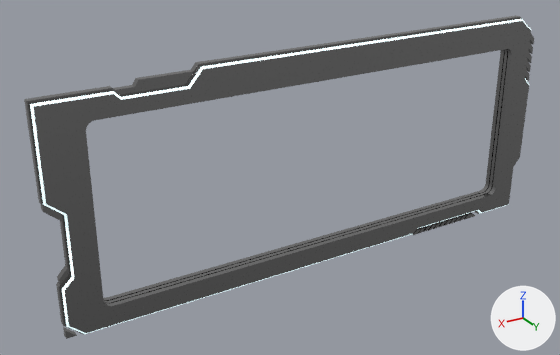
The glTF model models/BoredApeExplorerCase.glb as it was, and as the next commit left it.
One viewpoint serves both versions: a camera (50 mm lens) standing at (8.82, 12.89, 9.26) and looking at (0.88, -0.35, 2.64). Arrows for +X, +Y and +Z are at lower right; the lights stay in place. Where no turn or scale is listed for an object, it has been applied to the vertices.

In view in the first picture: 'Boole - Frame-GlbRingLight', 'Boole - Frame-Stairs'.
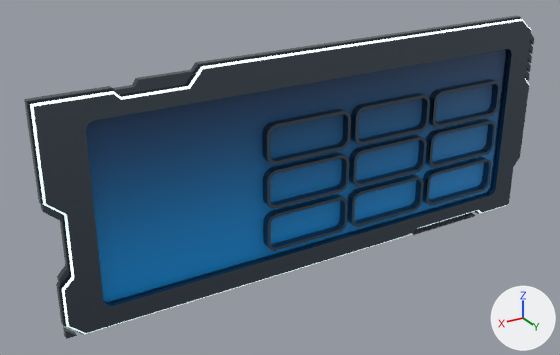
Changed parts and their boxes [x1, y1, x2, y2] in the pictures (560 x 355 px):
'Plane', added: after [86, 49, 506, 302]
'Boole - Frame-Stairs', recoloured (grey to black): [24, 16, 534, 339] in both
'Sweep-Stairs.004', added (blue): after [263, 194, 345, 249]
'Sweep-Stairs.010', added (blue): after [263, 152, 347, 207]
'Sweep-Stairs.016', added (blue): after [262, 109, 348, 163]
'Sweep-Stairs.002', added (blue): after [347, 174, 421, 225]
'Sweep-Stairs.008', added (blue): after [349, 135, 424, 185]
'Sweep-Stairs.014', added (blue): after [350, 93, 428, 144]
'Sweep-Stairs', added (blue): after [422, 157, 489, 204]
'Sweep-Stairs.006', added (blue): after [425, 119, 494, 166]
'Sweep-Stairs.017', added: after [267, 111, 351, 165]
'Sweep-Stairs.012', added (blue): after [428, 79, 498, 126]
'Sweep-Stairs.011', added (blue): after [267, 155, 349, 209]
'Sweep-Stairs.005', added (blue): after [268, 197, 348, 251]
'Sweep-Stairs.015', added: after [355, 95, 430, 145]
'Sweep-Stairs.009', added (blue): after [353, 137, 427, 187]
'Sweep-Stairs.003', added (blue): after [352, 177, 424, 227]
'Sweep-Stairs.013', added: after [433, 81, 500, 128]
'Sweep-Stairs.007', added (blue): after [430, 121, 496, 167]
'Sweep-Stairs.001', added (blue): after [426, 159, 491, 206]

Diff of the bpy script that builds the scene:
```diff
--- a/models/BoredApeExplorerCase.glb.py
+++ b/models/BoredApeExplorerCase.glb.py
@@ mat_stairs @@
 mat_stairs = principled_material('Stairs')
-mat_stairs.base_color = (0.33, 0.33, 0.33)  # grey #9b9b9b
+mat_stairs.base_color = (0.137, 0.173, 0.21)  # blue #67737e
 mat_stairs.metallic = 1.0
@@ mat_bg @@
+mat_bg = bpy.data.materials.new('BG')
+# colours: white #e7e7e7
+# uses the picture img_image_0
@@ ob_sweep_stairs_017 @@
+ob_sweep_stairs_017 = bpy.data.objects.new('Sweep-Stairs.017', me_sweep_stairs_017)  # 80 vertices, 80 faces; spans x -1.04..1.04, y 0.18, z -0.61..0.26; in mat_stairs (blue #67737e)
+ob_sweep_stairs_017.location = (0.46, 0.0, 3.82)
@@ ob_sweep_stairs_016 @@
+ob_sweep_stairs_016 = bpy.data.objects.new('Sweep-Stairs.016', me_sweep_stairs_016)  # 160 vertices, 240 faces; spans x -1.04..1.04, y -0.18..0.18, z -0.61..0.26; in mat_stairs (blue #67737e)
+ob_sweep_stairs_016.location = (0.46, 0.0, 3.82)
@@ ob_sweep_stairs_015 @@
+ob_sweep_stairs_015 = bpy.data.objects.new('Sweep-Stairs.015', me_sweep_stairs_017.copy())
+ob_sweep_stairs_015.location = (-1.74, 0.0, 3.82)
@@ ob_sweep_stairs_014 @@
+ob_sweep_stairs_014 = bpy.data.objects.new('Sweep-Stairs.014', me_sweep_stairs_016.copy())
+ob_sweep_stairs_014.location = (-1.74, 0.0, 3.82)
@@ ob_sweep_stairs_013 @@
+ob_sweep_stairs_013 = bpy.data.objects.new('Sweep-Stairs.013', me_sweep_stairs_017.copy())
+ob_sweep_stairs_013.location = (-3.94, 0.0, 3.82)
@@ ob_sweep_stairs_012 @@
+ob_sweep_stairs_012 = bpy.data.objects.new('Sweep-Stairs.012', me_sweep_stairs_016.copy())
+ob_sweep_stairs_012.location = (-3.94, 0.0, 3.82)
@@ ob_sweep_stairs_011 @@
+ob_sweep_stairs_011 = bpy.data.objects.new('Sweep-Stairs.011', me_sweep_stairs_017.copy())
+ob_sweep_stairs_011.location = (0.46, 0.0, 2.82)
@@ ob_sweep_stairs_010 @@
+ob_sweep_stairs_010 = bpy.data.objects.new('Sweep-Stairs.010', me_sweep_stairs_016.copy())
+ob_sweep_stairs_010.location = (0.46, 0.0, 2.82)
@@ ob_sweep_stairs_009 @@
+ob_sweep_stairs_009 = bpy.data.objects.new('Sweep-Stairs.009', me_sweep_stairs_017.copy())
+ob_sweep_stairs_009.location = (-1.74, 0.0, 2.82)
@@ ob_sweep_stairs_008 @@
+ob_sweep_stairs_008 = bpy.data.objects.new('Sweep-Stairs.008', me_sweep_stairs_016.copy())
+ob_sweep_stairs_008.location = (-1.74, 0.0, 2.82)
@@ ob_sweep_stairs_007 @@
+ob_sweep_stairs_007 = bpy.data.objects.new('Sweep-Stairs.007', me_sweep_stairs_017.copy())
+ob_sweep_stairs_007.location = (-3.94, 0.0, 2.82)
@@ ob_sweep_stairs_006 @@
+ob_sweep_stairs_006 = bpy.data.objects.new('Sweep-Stairs.006', me_sweep_stairs_016.copy())
+ob_sweep_stairs_006.location = (-3.94, 0.0, 2.82)
@@ ob_sweep_stairs_005 @@
+ob_sweep_stairs_005 = bpy.data.objects.new('Sweep-Stairs.005', me_sweep_stairs_017.copy())
+ob_sweep_stairs_005.location = (0.46, 0.0, 1.82)
@@ ob_sweep_stairs_004 @@
+ob_sweep_stairs_004 = bpy.data.objects.new('Sweep-Stairs.004', me_sweep_stairs_016.copy())
+ob_sweep_stairs_004.location = (0.46, 0.0, 1.82)
@@ ob_sweep_stairs_003 @@
+ob_sweep_stairs_003 = bpy.data.objects.new('Sweep-Stairs.003', me_sweep_stairs_017.copy())
+ob_sweep_stairs_003.location = (-1.74, 0.0, 1.82)
@@ ob_sweep_stairs_002 @@
+ob_sweep_stairs_002 = bpy.data.objects.new('Sweep-Stairs.002', me_sweep_stairs_016.copy())
+ob_sweep_stairs_002.location = (-1.74, 0.0, 1.82)
@@ ob_sweep_stairs_001 @@
+ob_sweep_stairs_001 = bpy.data.objects.new('Sweep-Stairs.001', me_sweep_stairs_017.copy())
+ob_sweep_stairs_001.location = (-3.94, 0.0, 1.82)
@@ ob_sweep_stairs @@
+ob_sweep_stairs = bpy.data.objects.new('Sweep-Stairs', me_sweep_stairs_016.copy())
+ob_sweep_stairs.location = (-3.94, 0.0, 1.82)
@@ ob_plane @@
+ob_plane = bpy.data.objects.new('Plane', me_plane)  # 121 vertices, 200 faces; spans x -5.3..5.3, y 0.0, z -2.13..2.13
+ob_plane.location = (0.0, -0.01, 3.0)
```
